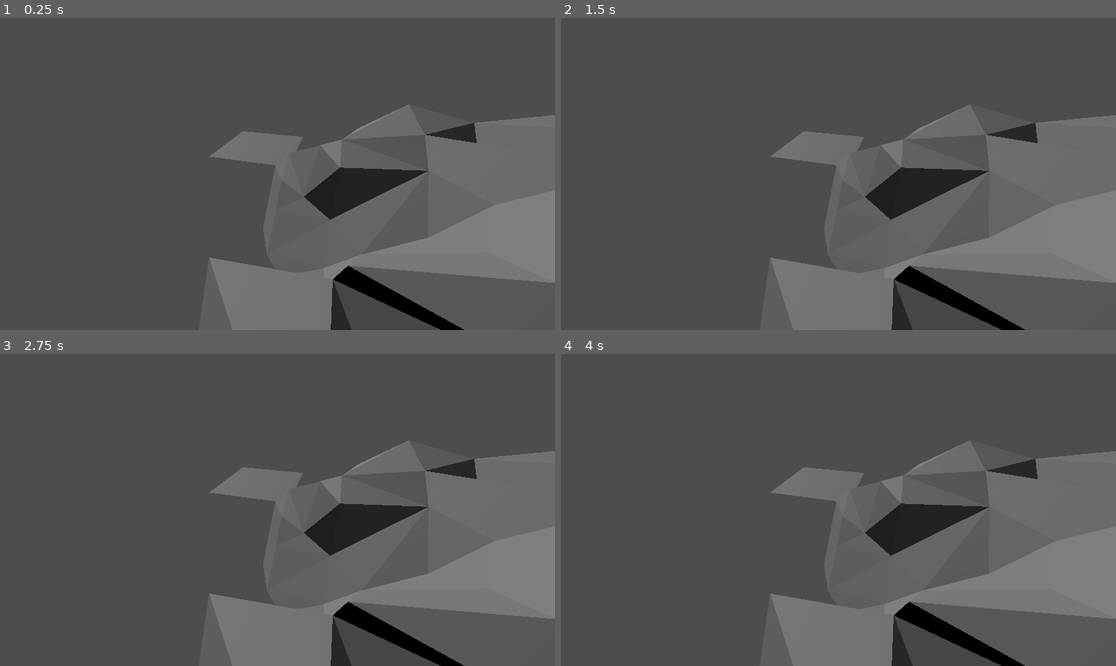
Above: before the commit, frames 1-4 (two rows, left to right).
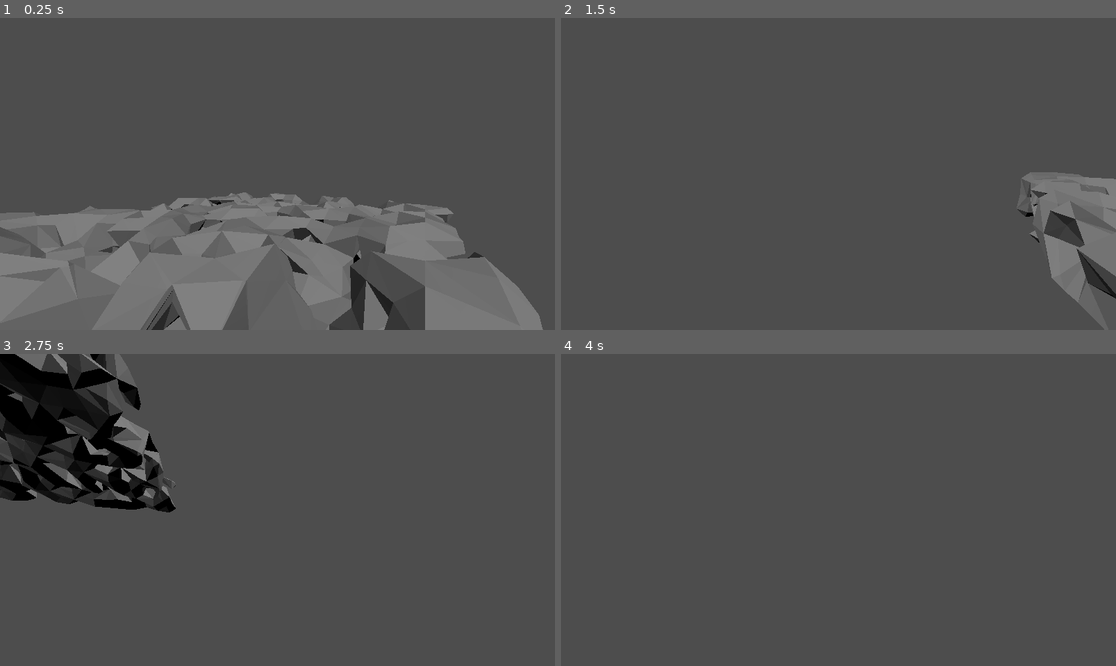
Above: after the commit, the same moments.

Repository: CyrillePierre/marching_cubes
Game: Godot game, scene res://scenes/main.tscn
Same seed, same stepped clock (60 frames per second), same inputs: the game is played once before the commit and once after it.
Inputs (mouse positions are in pixels of both pictures, inside the frame that each line leads up to):
- Up to frame 1 (0.25 s): no input
- Up to frame 2 (1.5 s): move the mouse to (960, 158) at 0.52 s; hold D (right, bound only after the commit) 0.53-1.28 s; tap Space (jump, bound only after the commit) at 0.6, 0.77, 1.07, 1.35 s; tap Enter at 1.25 s; move the mouse to (727, 189) at 1.27 s; hold S (down, bound only after the commit) from 1.28 s (still down)
- Up to frame 3 (2.75 s): tap Space (jump, bound only after the commit) at 1.52, 1.82, 2.1 s; move the mouse to (333, 441) at 2.02 s; release S (down, bound only after the commit) at 2.03 s; hold D (right, bound only after the commit) from 2.03 s (still down)
- Up to frame 4 (4 s): move the mouse to (810, 572) at 2.77 s; release D (right, bound only after the commit) at 2.78 s; hold W (up, bound only after the commit) 2.78-3.53 s; tap Space (jump, bound only after the commit) at 2.85, 3.02, 3.32, 3.5, 3.6, 3.77 s; move the mouse to (1005, 556) at 3.52 s; hold A (left, bound only after the commit) from 3.53 s (still down)

The runs differ from the first frame. In frame 1, 34% of the frame differs, in the area x 0-100%, y 27-100%; in frame 2, 19%; in frame 3, 33%; in frame 4, 22%.

Commit message:
add player

Diff:
--- /dev/null
+++ b/nodes/player.tscn
@@ -0,0 +1,28 @@
+[gd_scene load_steps=4 format=3 uid="uid://by8qnc433323d"]
+
+[ext_resource type="Script" path="res://scripts/player.gd" id="1_833iu"]
+
+[sub_resource type="CapsuleShape3D" id="CapsuleShape3D_5ffu4"]
+radius = 0.3
+height = 1.7
+
+[sub_resource type="CapsuleMesh" id="CapsuleMesh_0wybv"]
+radius = 0.3
+height = 1.7
+
+[node name="player" type="CharacterBody3D"]
+script = ExtResource("1_833iu")
+
+[node name="collision" type="CollisionShape3D" parent="."]
+transform = Transform3D(1, 0, 0, 0, 1, 0, 0, 0, 1, 0, 0.85, 0)
+shape = SubResource("CapsuleShape3D_5ffu4")
+
+[node name="rotation_point" type="Node3D" parent="."]
+transform = Transform3D(1, 0, 0, 0, 1, 0, 0, 0, 1, 0, 1.5, 0)
+
+[node name="camera" type="Camera3D" parent="rotation_point"]
+current = true
+
+[node name="mesh" type="MeshInstance3D" parent="."]
+transform = Transform3D(1, 0, 0, 0, 1, 0, 0, 0, 1, 0, 0.85, 0)
+mesh = SubResource("CapsuleMesh_0wybv")
--- a/project.godot
+++ b/project.godot
@@ -14,3 +14,31 @@
 run/main_scene="res://scenes/main.tscn"
 config/features=PackedStringArray("4.3", "Forward Plus")
 config/icon="res://icon.svg"
+
+[input]
+
+left={
+"deadzone": 0.5,
+"events": [Object(InputEventKey,"resource_local_to_scene":false,"resource_name":"","device":-1,"window_id":0,"alt_pressed":false,"shift_pressed":false,"ctrl_pressed":false,"meta_pressed":false,"pressed":false,"keycode":0,"physical_keycode":65,"key_label":0,"unicode":113,"location":0,"echo":false,"script":null)
+]
+}
+up={
+"deadzone": 0.5,
+"events": [Object(InputEventKey,"resource_local_to_scene":false,"resource_name":"","device":-1,"window_id":0,"alt_pressed":false,"shift_pressed":false,"ctrl_pressed":false,"meta_pressed":false,"pressed":false,"keycode":0,"physical_keycode":87,"key_label":0,"unicode":122,"location":0,"echo":false,"script":null)
+]
+}
+down={
+"deadzone": 0.5,
+"events": [Object(InputEventKey,"resource_local_to_scene":false,"resource_name":"","device":-1,"window_id":0,"alt_pressed":false,"shift_pressed":false,"ctrl_pressed":false,"meta_pressed":false,"pressed":false,"keycode":0,"physical_keycode":83,"key_label":0,"unicode":115,"location":0,"echo":false,"script":null)
+]
+}
+right={
+"deadzone": 0.5,
+"events": [Object(InputEventKey,"resource_local_to_scene":false,"resource_name":"","device":-1,"window_id":0,"alt_pressed":false,"shift_pressed":false,"ctrl_pressed":false,"meta_pressed":false,"pressed":false,"keycode":0,"physical_keycode":68,"key_label":0,"unicode":100,"location":0,"echo":false,"script":null)
+]
+}
+jump={
+"deadzone": 0.5,
+"events": [Object(InputEventKey,"resource_local_to_scene":false,"resource_name":"","device":-1,"window_id":0,"alt_pressed":false,"shift_pressed":false,"ctrl_pressed":false,"meta_pressed":false,"pressed":false,"keycode":0,"physical_keycode":32,"key_label":0,"unicode":32,"location":0,"echo":false,"script":null)
+]
+}
--- a/scenes/main.tscn
+++ b/scenes/main.tscn
@@ -1,6 +1,7 @@
-[gd_scene load_steps=3 format=3 uid="uid://dkp31fyrty2x1"]
+[gd_scene load_steps=4 format=3 uid="uid://dkp31fyrty2x1"]
 
 [ext_resource type="Script" path="res://scripts/marching_cubes.gd" id="1_lidwy"]
+[ext_resource type="PackedScene" uid="uid://by8qnc433323d" path="res://nodes/player.tscn" id="2_q6x1v"]
 
 [sub_resource type="PlaneMesh" id="PlaneMesh_l3mta"]
 
@@ -18,10 +19,8 @@
 transform = Transform3D(1, 0, 0, 0, 1, 0, 0, 0, 1, 0, -2, 0)
 
 [node name="plane" type="MeshInstance3D" parent="."]
+transform = Transform3D(1, 0, 0, 0, 1, 0, 0, 0, 1, 2, 2, 2)
 mesh = SubResource("PlaneMesh_l3mta")
-
-[node name="camera" type="Camera3D" parent="."]
-transform = Transform3D(0.962337, -0.137717, 0.234397, -4.20715e-08, 0.862196, 0.506575, -0.27186, -0.487496, 0.829723, 1.86052, 2.17376, 4.92305)
 
 [node name="light1" type="DirectionalLight3D" parent="."]
 transform = Transform3D(-0.627019, 0.464174, -0.625611, -0.106388, 0.744543, 0.659043, 0.771705, 0.47979, -0.41746, -3, 2, 0)
@@ -35,3 +34,6 @@
 transform = Transform3D(1, 0, 0, 0, -4.37114e-08, -1, 0, 1, -4.37114e-08, 0, 0, 0)
 cell_size = Vector3(1, 1, 1)
 metadata/_editor_floor_ = Vector3(0, 0, 0)
+
+[node name="player" parent="." instance=ExtResource("2_q6x1v")]
+transform = Transform3D(-0.808678, 0, -0.588251, 0, 1, 0, 0.588251, 0, -0.808678, 2, 2, 2)
--- /dev/null
+++ b/scripts/player.gd
@@ -0,0 +1,42 @@
+extends CharacterBody3D
+
+const SPEED = 5.0
+const JUMP_VELOCITY = 4.5
+
+const MOUSE_SENSITIVITY_X = .4
+const MOUSE_SENSITIVITY_Y = .2
+const CAM_ANGLE_MAX = 70
+
+@onready var camera = get_node("rotation_point/camera")
+@onready var rotPt = get_node("rotation_point")
+
+func _ready():
+	Input.set_mouse_mode(Input.MOUSE_MODE_CAPTURED)
+
+func _physics_process(delta: float) -> void:
+	# Add the gravity.
+	if not is_on_floor():
+		velocity += get_gravity() * delta
+
+	# Handle jump.
+	if Input.is_action_just_pressed("jump") and is_on_floor():
+		velocity.y = JUMP_VELOCITY
+
+	# Get the input direction and handle the movement/deceleration.
+	# As good practice, you should replace UI actions with custom gameplay actions.
+	var input_dir := Input.get_vector("left", "right", "up", "down")
+	var direction := (transform.basis * Vector3(input_dir.x, 0, input_dir.y)).normalized()
+	if direction:
+		velocity.x = direction.x * SPEED
+		velocity.z = direction.z * SPEED
+	else:
+		velocity.x = move_toward(velocity.x, 0, SPEED)
+		velocity.z = move_toward(velocity.z, 0, SPEED)
+
+	move_and_slide()
+
+func _input(event):
+	if event is InputEventMouseMotion:
+		rotate_y(deg_to_rad(-event.relative.x * MOUSE_SENSITIVITY_X))
+		var xAngle = rotPt.rotation_degrees.x - event.relative.y * MOUSE_SENSITIVITY_Y
+		rotPt.rotation_degrees.x = clamp(xAngle, -CAM_ANGLE_MAX, CAM_ANGLE_MAX)
